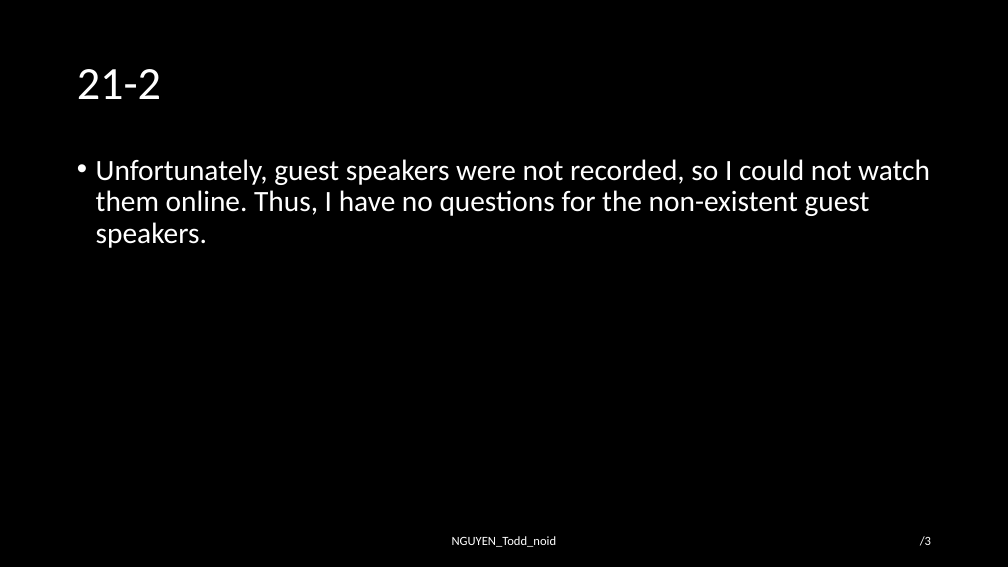
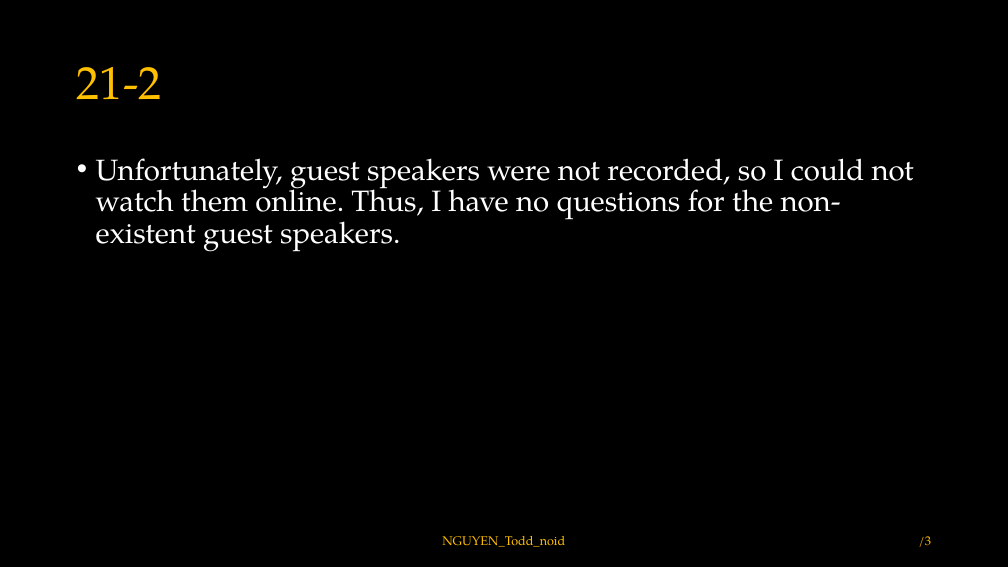
Before and after one commit to toddnguyen-gf/embedded-training, a slide deck: slide 3 of ece-18-642/lec-20-to-24/hw21/HW21_NGUYEN_Todd_noid.pptx. Drawn at 1008x567 pixels with LibreOffice and Linux fonts; fonts in the diff are those of the drawing. Boxes give left, top, right and bottom in pixels: in the first picture for what was removed or moved away, otherwise in the second. Text is boxed around its words. In the diff, an @@ line names an element or a change of style, - is before the commit and + after.

```diff
--- a/ece-18-642/lec-20-to-24/hw21/HW21_NGUYEN_Todd_noid.pptx
+++ b/ece-18-642/lec-20-to-24/hw21/HW21_NGUYEN_Todd_noid.pptx
@@ text "Unfortunately, guest speakers were not ..." at <box>96,158,914,252</box>: font Calibri to TeX Gyre Pagella @@
@@ font Calibri to TeX Gyre Pagella, text colour #FFFFFF to #FFC000 in 3 elements at <box>77,67,162,99</box>, <box>442,536,565,547</box>, <box>919,536,931,547</box> @@
```
Also in this commit, not shown: 11 other slides changed, 7 slides added.
